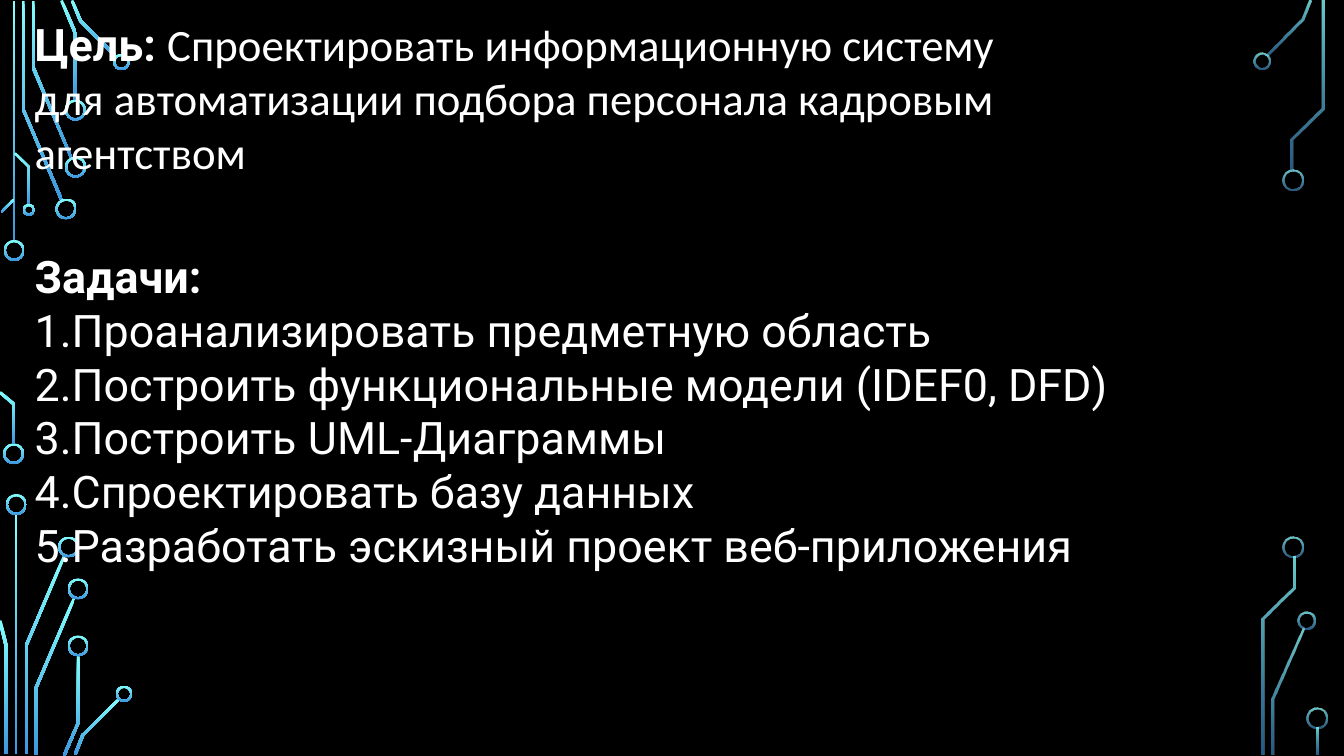
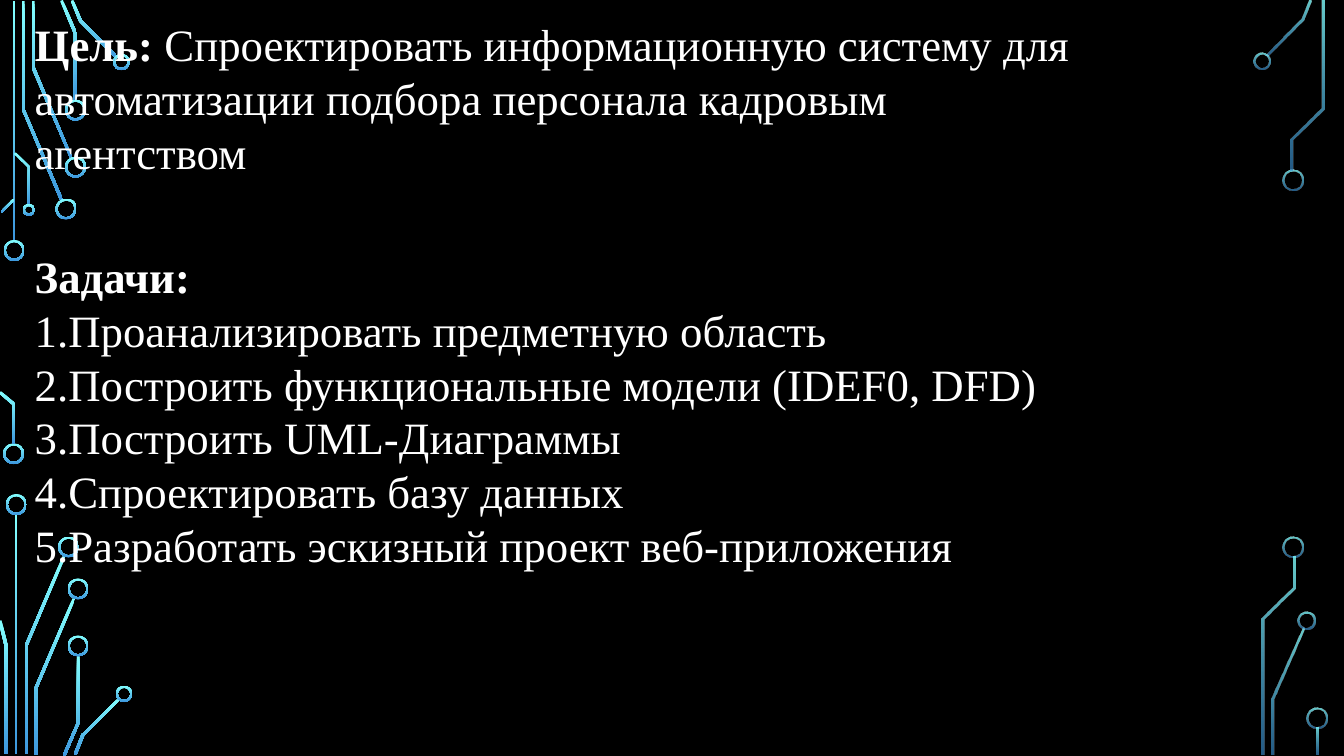
Before and after one commit to Regdal-cyber/Coursework, a slide deck: slide 3 of Курсовой проект.pptx. Drawn at 1344x756 pixels with LibreOffice and Linux fonts; fonts in the diff are those of the drawing; background and template pictures are left out. Boxes give left, top, right and bottom in pixels: in the first picture for what was removed or moved away, otherwise in the second. Text is boxed around its words. In the diff, an @@ line names an element or a change of style, - is before the commit and + after.

```diff
--- a/Курсовой проект.pptx
+++ b/Курсовой проект.pptx
@@ text "Цель: Спроектировать информационную систему для ..." at bbox=[35, 27, 1069, 178]: font Roboto to Times New Roman in "Цель:"; font Calibri to Times New Roman @@
@@ text "Задачи:" at bbox=[35, 263, 1036, 571]: font Roboto to Times New Roman @@
```
Also in this commit, not shown: 15 other slides changed, 2 slides added, 1 slide removed.
